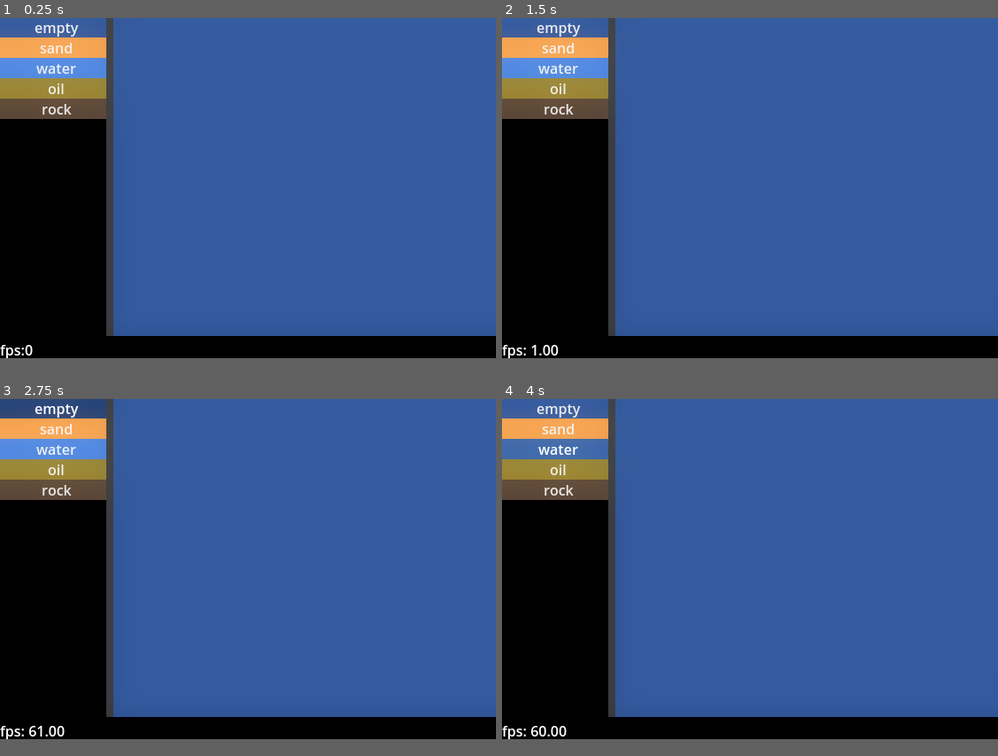
Above: before the commit, frames 1-4 (two rows, left to right).
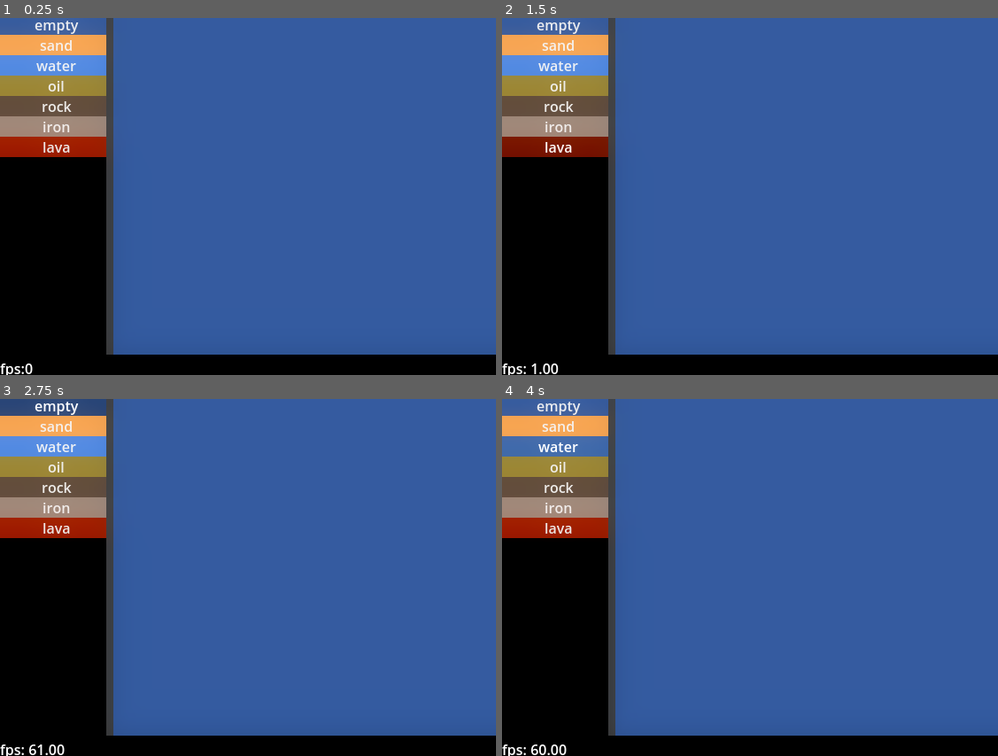
Above: after the commit, the same moments.

Repository: kiwijuice56/sand-spoon
Game: Godot game, scene res://main/main.tscn
Two runs of this game, one before a commit and one after it. Both use one fixed random seed, a clock stepped at 60 frames per second and the inputs below.
Inputs (mouse positions are in pixels of both pictures, inside the frame that each line leads up to):
- Up to frame 1 (0.25 s): no input
- Up to frame 2 (1.5 s): click (556, 121) at 0.5 s, where only the run after the commit has a clickable "iron"; click (556, 139) at 1.25 s, where only the run after the commit has a clickable "lava"
- Up to frame 3 (2.75 s): click "empty" at 2 s
- Up to frame 4 (4 s): click "sand" at 2.75 s; click "water" at 3.5 s
In our replay, the window is 560x384 before the commit and 560x403 after it. These sizes can differ from the game's own. Grey fills any space a smaller window leaves; there, only what the larger window draws over its background counts as a difference.

The runs differ from the first frame. In frame 1, 7.9% of the frame differs, in the area x 0-100%, y 0-100%; in frame 2, 8.0%; in frame 3, 8.1%; in frame 4, 8.1%.

Commit message:
Cleaned up temperature code, added elements to test

Diff:
--- a/main/main.tscn
+++ b/main/main.tscn
@@ -11,6 +11,8 @@
 [ext_resource type="Resource" uid="uid://bbvp7saksab8l" path="res://main/simulation/element/liquid/oil/oil.tres" id="8_l1nvi"]
 [ext_resource type="PackedScene" uid="uid://p1cupggik6ba" path="res://main/ui/element_selector/element_selector.tscn" id="8_vvhhn"]
 [ext_resource type="Resource" uid="uid://cwnhltdvq4ic4" path="res://main/simulation/element/solid/rock/rock.tres" id="9_bp35h"]
+[ext_resource type="Resource" uid="uid://clkis27cdr8nh" path="res://main/simulation/element/solid/metal/iron/iron.tres" id="10_7jxe6"]
+[ext_resource type="Resource" uid="uid://c3gbiac6s4l27" path="res://main/simulation/element/liquid/lava/lava.tres" id="11_d45fd"]
 
 [sub_resource type="Environment" id="Environment_f0vau"]
 background_mode = 3
@@ -29,12 +31,13 @@
 [sub_resource type="ImageTexture" id="ImageTexture_guoq1"]
 image = SubResource("Image_8fq3f")
 
-[sub_resource type="Gradient" id="Gradient_vxs2k"]
-offsets = PackedFloat32Array(0, 0.186047, 0.415282, 0.677741, 0.893688)
-colors = PackedColorArray(0, 0, 0, 1, 0.355514, 0.109001, 0.157448, 1, 0.818384, 0.451556, 0.251233, 1, 0.897063, 0.783109, 0.462456, 1, 1, 1, 1, 1)
+[sub_resource type="Gradient" id="Gradient_wbf5m"]
+offsets = PackedFloat32Array(0, 0.5625, 0.653101, 0.755814, 0.850775, 0.996212)
+colors = PackedColorArray(0.429, 0.66885, 0.78, 0.501961, 1, 1, 1, 0, 0.95, 0.372875, 0.1805, 0.482353, 0.88, 0.671, 0.22, 0.745098, 1, 0.973, 0.19, 0.909804, 1, 1, 1, 0.894118)
+metadata/_snap_count = 16
 
-[sub_resource type="GradientTexture1D" id="GradientTexture1D_7s7n0"]
-gradient = SubResource("Gradient_vxs2k")
+[sub_resource type="GradientTexture1D" id="GradientTexture1D_as7yr"]
+gradient = SubResource("Gradient_wbf5m")
 
 [node name="Main" type="Node"]
 
@@ -65,11 +68,11 @@
 size_flags_vertical = 2
 texture = SubResource("ImageTexture_guoq1")
 script = ExtResource("1_7t74s")
-debug_heat_gradient = SubResource("GradientTexture1D_7s7n0")
-simulation_size = Vector2i(72, 60)
+debug_heat_gradient = SubResource("GradientTexture1D_as7yr")
+simulation_size = Vector2i(72, 64)
 simulation_scale = 6
-chunk_size = 12
-elements = Array[ExtResource("2_55j5a")]([ExtResource("4_oq8j5"), ExtResource("5_57l7a"), ExtResource("5_4oxmv"), ExtResource("8_l1nvi"), ExtResource("9_bp35h")])
+chunk_size = 8
+elements = Array[ExtResource("2_55j5a")]([ExtResource("4_oq8j5"), ExtResource("5_57l7a"), ExtResource("5_4oxmv"), ExtResource("8_l1nvi"), ExtResource("9_bp35h"), ExtResource("10_7jxe6"), ExtResource("11_d45fd")])
 
 [node name="Painter" type="Node" parent="VBoxContainer/HBoxContainer/Simulation" node_paths=PackedStringArray("sim", "selector")]
 script = ExtResource("3_3diiu")
--- a/main/simulation/element/element.gd
+++ b/main/simulation/element/element.gd
@@ -17,13 +17,18 @@
 @export_range(0, 255) var initial_temperature: int = 128
 @export var conductivity: float = 0.5
 
+var color_is_temperature_dependent: bool = false
+
 ## Called once per element while the simulation is initialized.
 func initialize() -> void:
 	pass
 
 func process(sim: Simulation, row: int, col: int, data: int) -> bool:
-	if sim.fast_randf() < skip_proportion:
+	if Simulation.fast_randf() < skip_proportion:
 		return false
+	if Simulation.fast_randf() < conductivity:
+		var new_temp: int = (get_byte(data, 0) + sim.get_chunk_temp(row, col)) / 2
+		sim.set_data(row, col, set_byte(data, 0, new_temp), color_is_temperature_dependent)
 	return true
 
 func get_color(_sim: Simulation, _row: int, _col: int, _data: int) -> Color:
--- /dev/null
+++ b/main/simulation/element/liquid/lava/lava.tres
@@ -0,0 +1,21 @@
+[gd_resource type="Resource" script_class="Liquid" load_steps=4 format=3 uid="uid://c3gbiac6s4l27"]
+
+[ext_resource type="Script" path="res://main/simulation/element/liquid/liquid.gd" id="1_epk2r"]
+
+[sub_resource type="Gradient" id="Gradient_iwa17"]
+offsets = PackedFloat32Array(0.0168539, 0.998127)
+colors = PackedColorArray(0.49, 0, 0.106167, 1, 1, 0.566667, 0, 1)
+
+[sub_resource type="GradientTexture1D" id="GradientTexture1D_05i4b"]
+gradient = SubResource("Gradient_iwa17")
+
+[resource]
+script = ExtResource("1_epk2r")
+color_gradient = SubResource("GradientTexture1D_05i4b")
+viscosity = 1.0
+density = 3.1
+unique_name = "lava"
+ui_color = Color(0.56, 0.102667, 0, 1)
+skip_proportion = 0.6
+initial_temperature = 200
+conductivity = 0.0
--- a/main/simulation/element/liquid/liquid.gd
+++ b/main/simulation/element/liquid/liquid.gd
@@ -25,12 +25,12 @@
 	var end: int = dispersion + 1
 	var dir: int = 1
 	if Simulation.fast_randf() < 0.5:
-		end = -dispersion - 1
+		end = -end
 		dir = -1
 
 	for i in range(dir, end, dir):
 		if not can_swap(sim, row, col + i, data):
-			if not i - dir == 0:
+			if not i == dir:
 				sim.swap(row, col, row, col + i - dir)
 			return true
 	sim.swap(row, col, row, col + dispersion * dir)
--- a/main/simulation/element/liquid/water/water.tres
+++ b/main/simulation/element/liquid/water/water.tres
@@ -15,6 +15,6 @@
 density = 1.0
 unique_name = "water"
 ui_color = Color(0.2673, 0.475335, 0.81, 1)
-skip_proportion = 0.3
+skip_proportion = 0.4
 initial_temperature = 0
-conductivity = 0.5
+conductivity = 0.2
--- /dev/null
+++ b/main/simulation/element/solid/metal/iron/iron.tres
@@ -0,0 +1,26 @@
+[gd_resource type="Resource" script_class="Metal" load_steps=6 format=3 uid="uid://clkis27cdr8nh"]
+
+[ext_resource type="Script" path="res://main/simulation/element/solid/metal/metal.gd" id="1_xt6mq"]
+
+[sub_resource type="Gradient" id="Gradient_qosj6"]
+colors = PackedColorArray(0.33, 0.2805, 0.2475, 1, 0.56, 0.48272, 0.4312, 1)
+
+[sub_resource type="GradientTexture1D" id="GradientTexture1D_53825"]
+gradient = SubResource("Gradient_qosj6")
+
+[sub_resource type="Gradient" id="Gradient_wbf5m"]
+offsets = PackedFloat32Array(0, 0.383721, 0.624031, 0.724806, 0.996212)
+colors = PackedColorArray(0.429, 0.66885, 0.78, 0.501961, 1, 1, 1, 0, 0.95, 0.1805, 0.1805, 0.556863, 0.88, 0.77836, 0.3256, 0.917647, 1, 1, 1, 0.894118)
+
+[sub_resource type="GradientTexture1D" id="GradientTexture1D_as7yr"]
+gradient = SubResource("Gradient_wbf5m")
+
+[resource]
+script = ExtResource("1_xt6mq")
+heat_gradient = SubResource("GradientTexture1D_as7yr")
+color_gradient = SubResource("GradientTexture1D_53825")
+unique_name = "iron"
+ui_color = Color(0.560784, 0.482353, 0.431373, 1)
+skip_proportion = 0.3
+initial_temperature = 128
+conductivity = 0.2
--- /dev/null
+++ b/main/simulation/element/solid/metal/metal.gd
@@ -0,0 +1,9 @@
+class_name Metal extends Solid
+
+@export var heat_gradient: GradientTexture1D
+
+func initialize() -> void:
+	color_is_temperature_dependent = true
+
+func get_color(sim: Simulation, row: int, col: int, data: int) -> Color:
+	return super.get_color(sim, row, col, data).blend(heat_gradient.gradient.sample(get_byte(data, 0) / 255.0))
--- a/main/simulation/element/solid/powder/sand/sand.tres
+++ b/main/simulation/element/solid/powder/sand/sand.tres
@@ -16,5 +16,5 @@
 unique_name = "sand"
 ui_color = Color(0.89, 0.5785, 0.267, 1)
 skip_proportion = 0.5
-initial_temperature = 255
-conductivity = 0.5
+initial_temperature = 128
+conductivity = 0.05
--- a/main/simulation/element/solid/rock/rock.tres
+++ b/main/simulation/element/solid/rock/rock.tres
@@ -2,16 +2,19 @@
 
 [ext_resource type="Script" path="res://main/simulation/element/solid/solid.gd" id="1_ht5t6"]
 
-[sub_resource type="Gradient" id="Gradient_wramv"]
-offsets = PackedFloat32Array(0.0121951, 1)
-colors = PackedColorArray(0.329412, 0.254902, 0.203922, 1, 0.36, 0.32328, 0.2988, 1)
+[sub_resource type="Gradient" id="Gradient_vxs2k"]
+offsets = PackedFloat32Array(0, 0.893688)
+colors = PackedColorArray(0.329412, 0.254902, 0.203922, 1, 0.44, 0.35552, 0.2992, 1)
 
-[sub_resource type="GradientTexture1D" id="GradientTexture1D_2r1mv"]
-gradient = SubResource("Gradient_wramv")
+[sub_resource type="GradientTexture1D" id="GradientTexture1D_7dfe5"]
+gradient = SubResource("Gradient_vxs2k")
 
 [resource]
 script = ExtResource("1_ht5t6")
-color_gradient = SubResource("GradientTexture1D_2r1mv")
+color_gradient = SubResource("GradientTexture1D_7dfe5")
 unique_name = "rock"
 ui_color = Color(0.33, 0.25476, 0.2046, 1)
 skip_proportion = 0.3
+initial_temperature = 128
+conductivity = 0.05
+color_is_temperature_dependent = false
--- a/main/simulation/simulation.gd
+++ b/main/simulation/simulation.gd
@@ -118,22 +118,18 @@
 		chunk_temp_copy[i] = chunk_avg_temp
 
 	for i in range(simulation_size_chunk.x * simulation_size_chunk.y):
-		chunk_temp[i] = lerp(chunk_temp[i], chunk_temp_copy[i], 0.1)
+		chunk_temp[i] = (chunk_temp[i] + chunk_temp_copy[i]) / 2
 	for row in range(simulation_size_chunk.y):
 		for col in range(simulation_size_chunk.x):
-			var avg_temp: float = 0
-			for i in range(-1, 2):
-				for j in range(-1, 2):
-					var temp: int
-					if row + i < 0 or col + j < 0 or row + i >= simulation_size_chunk.y or col + j >= simulation_size_chunk.x:
-						temp = 128
-					else:
-						temp = chunk_temp[(row + i) * simulation_size_chunk.x + (col + j)]
-					var weight: float = 0.45 if i == 0 and j == 0 else (0.55 / 8.0)
-					avg_temp += temp * weight
-			chunk_temp_copy[row * simulation_size_chunk.x + col] = lerp(chunk_temp[row * simulation_size_chunk.x + col], int(avg_temp), 0.5)
+			var avg_temp: int = _get_chunk_temp(row, col, 128)
+			avg_temp += _get_chunk_temp(row + 1, col, 128)
+			avg_temp += _get_chunk_temp(row - 1, col, 128)
+			avg_temp += _get_chunk_temp(row, col + 1, 128)
+			avg_temp += _get_chunk_temp(row, col - 1, 128)
+			chunk_temp_copy[row * simulation_size_chunk.x + col] = (chunk_temp[row * simulation_size_chunk.x + col] + avg_temp / 5) / 2
 	for i in range(len(chunk_temp)):
 		chunk_temp[i] = chunk_temp_copy[i]
+
 	draw_cells()
 	if debug_draw:
 		queue_redraw()
@@ -156,9 +152,15 @@
 func _get_cell_data(row: int, col: int) -> int:
 	return cell_data[row * simulation_size.x + col]
 
-func _set_cell_data(row: int, col: int, data: int) -> void:
+func _set_cell_data(row: int, col: int, data: int, update_color: bool = true) -> void:
 	cell_data[row * simulation_size.x + col] = data
-	chunk_update[row / chunk_size * simulation_size_chunk.x + col / chunk_size] = 1
+	if update_color:
+		chunk_update[row / chunk_size * simulation_size_chunk.x + col / chunk_size] = 1
+
+func _get_chunk_temp(row: int, col: int, default: int) -> int:
+	if row < 0 or col < 0 or row >= simulation_size_chunk.y or col >= simulation_size_chunk.x:
+		return default
+	return chunk_temp[row * simulation_size_chunk.x + col]
 
 ## Returns the Element resource at row, col.
 func get_element_resource(row: int, col: int) -> Element:
@@ -173,6 +175,11 @@
 	return _get_cell_data(row, col)
 
 func get_chunk_temp(row: int, col: int) -> int:
+	if in_bounds(row + 1, col) and Simulation.fast_randf() < 0.5:
+		row += 1
+	if in_bounds(row, col + 1) and Simulation.fast_randf() < 0.5:
+		col += 1
+
 	return chunk_temp[row / chunk_size * simulation_size_chunk.x + col / chunk_size]
 
 ## Updates the element at row, col.
@@ -181,8 +188,8 @@
 	_set_cell_data(row, col, elements[_get_cell_id(row, col)].get_default_data(self, row, col))
 
 ## Updates the cell data at row, col.
-func set_data(row: int, col: int, data: int) -> void:
-	_set_cell_data(row, col, data)
+func set_data(row: int, col: int, data: int, update_color: bool = true) -> void:
+	_set_cell_data(row, col, data, update_color)
 
 ## Returns whether the location row, col is in bounds.
 func in_bounds(row: int, col: int) -> bool:
--- a/project.godot
+++ b/project.godot
@@ -22,9 +22,9 @@
 [display]
 
 window/size/viewport_width=560
-window/size/viewport_height=384
+window/size/viewport_height=403
 window/size/window_width_override=560
-window/size/window_height_override=384
+window/size/window_height_override=403
 window/stretch/mode="canvas_items"
 window/stretch/aspect="expand"
 window/vsync/vsync_mode=0
Not shown, changed: export_presets.cfg
Not shown: 1 places in main/main.tscn that only renumber resources
